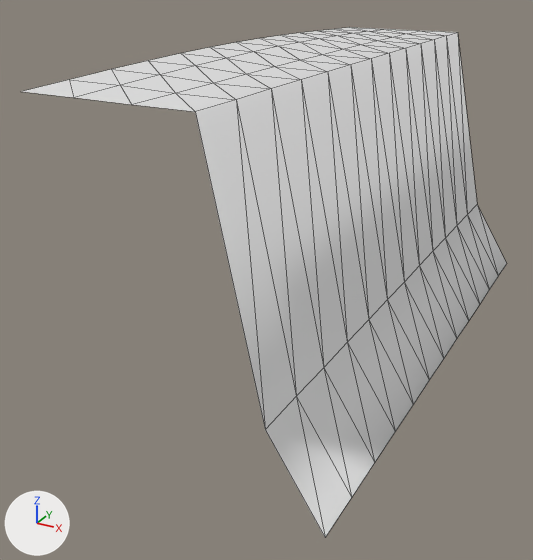
The OBJ model models/areas/gorge/cliff_-1_3.obj as it was, and as the next commit left it.
Both versions are drawn from a 50 mm lens placed at (-3.4, -99.5, 15.6), pointed at (-17.1, -74.7, 3.1). Lighting does not change. The marker at lower left points along +X, +Y and +Z. The picture after the commit comes second. Mesh edges are drawn as thin lines. Where no turn or scale is listed for an object, it has been applied to the vertices. Vertices at exactly the same position are counted once.

The older version as bpy lines, for what is in view:
```python
me_cliff__1_3 = bpy.data.meshes.new('cliff_-1_3')
me_cliff__1_3.from_pydata(...)  # 78 vertices, 120 faces; spans x -20.0..-10.0, y -84.0..-60.0, z 0.0..12.3
ob_cliff__1_3 = bpy.data.objects.new('cliff_-1_3', me_cliff__1_3)
ob_cliff__1_3.location = (0.0, 0.0, 0.0)
```
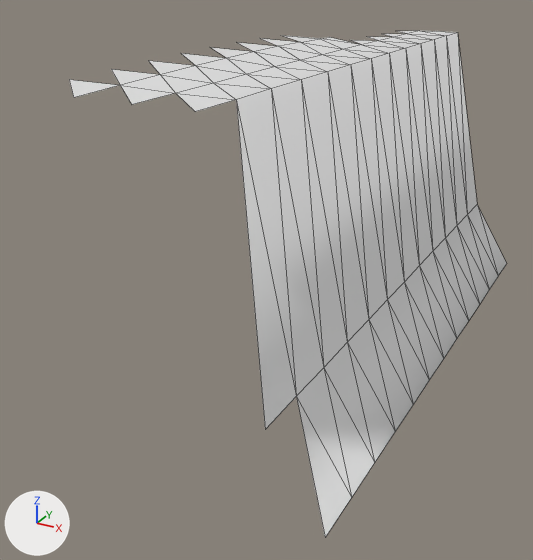
Pixel boxes [x1, y1, x2, y2] of what changed, in the pictures (533 x 560 px):
'cliff_-1_3', reshaped (10% narrower): before [21, 27, 507, 537]; after [69, 31, 507, 537]
part 1 of me_cliff__1_3, cut back: before [21, 27, 417, 537]; after [321, 31, 416, 45]

What changed in the scene script:
```text
Change me_cliff__1_3:
    used by ob_cliff__1_3; location = (0.0, 0.0, 0.0)
    remove me_cliff__1_3.from_pydata(...)  # 78 vertices, 120 faces; spans x -20.0..-10.0, y -84.0..-60.0, z 0.0..12.3
    add me_cliff__1_3.from_pydata(...)  # 74 vertices, 97 faces; spans x -20.0..-10.0, y -84.0..-60.0, z 0.0..12.3
    me_cliff__1_3 part 1
    9 vertices are removed from x -20.0..-18.0, y -84.0..-60.0, z 12.0..12.2
    28 faces are deleted
    5 vertices are added at (-17.0, -61.0, 12.0), (-17.0, -63.0, 12.0), (-17.0, -65.0, 12.1), (-18.0, -67.0, 12.2), (-17.0, -67.0, 12.1)
    5 new faces join them
```
